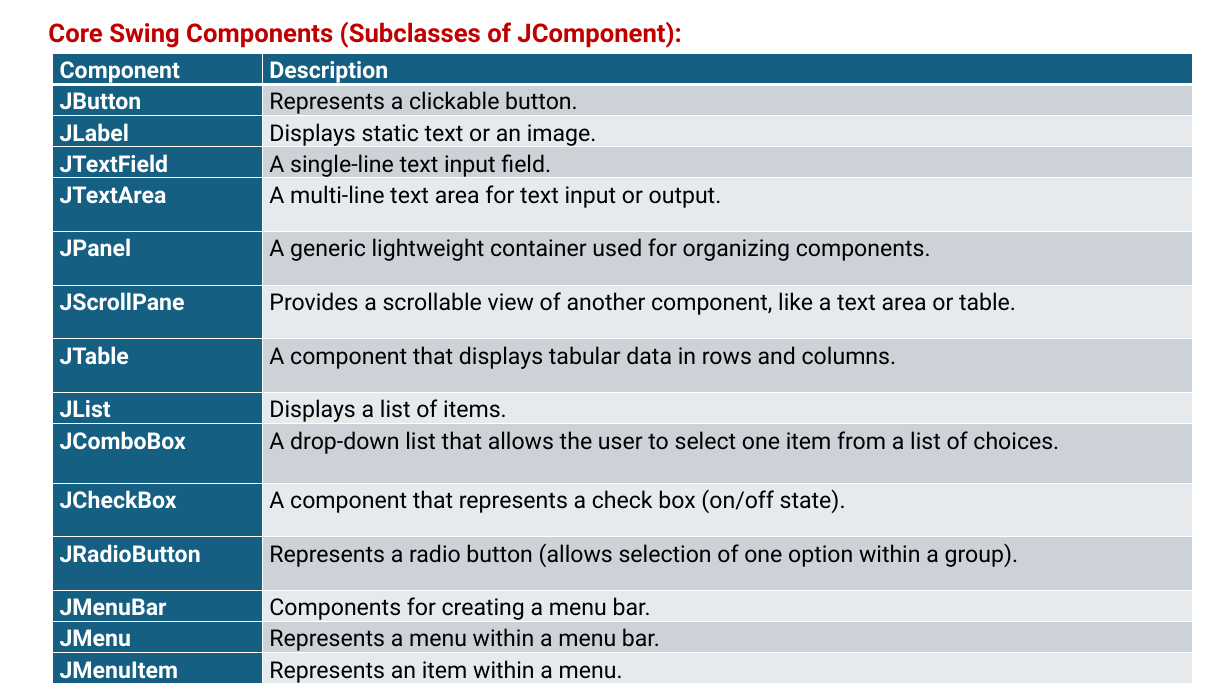
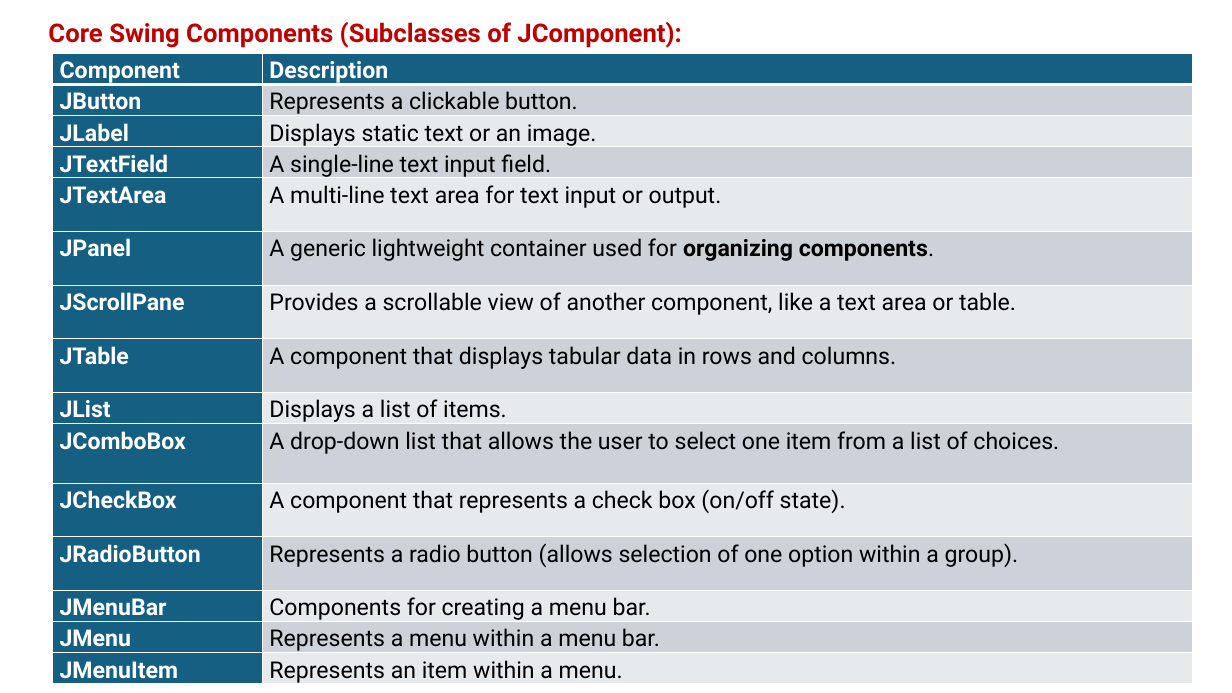
Before and after one commit to PRAMOD-VISHNU-NAIK/MCA-2nd-Sem-Shridevi-College, a slide deck: slide 10 of Theory Class-Notes/Complete Syllabus and Notes/Module-5 GUI and Applet.pptx (slide 9 before the commit). Drawn at 1232x693 pixels with LibreOffice and Linux fonts; fonts in the diff are those of the drawing. Boxes give left, top, right and bottom in pixels: in the first picture for what was removed or moved away, otherwise in the second. Text is boxed around its words. In the diff, an @@ line names an element or a change of style, - is before the commit and + after.

```diff
--- a/Theory Class-Notes/Complete Syllabus and Notes/Module-5 GUI and Applet.pptx
+++ b/Theory Class-Notes/Complete Syllabus and Notes/Module-5 GUI and Applet.pptx
@@ table at box(53, 54, 1193, 687) @@
@@ bold on in "organizing components." @@
```
Also in this commit, not shown: 10 other slides changed, 16 slides added, 5 slides removed, 6 other files.
